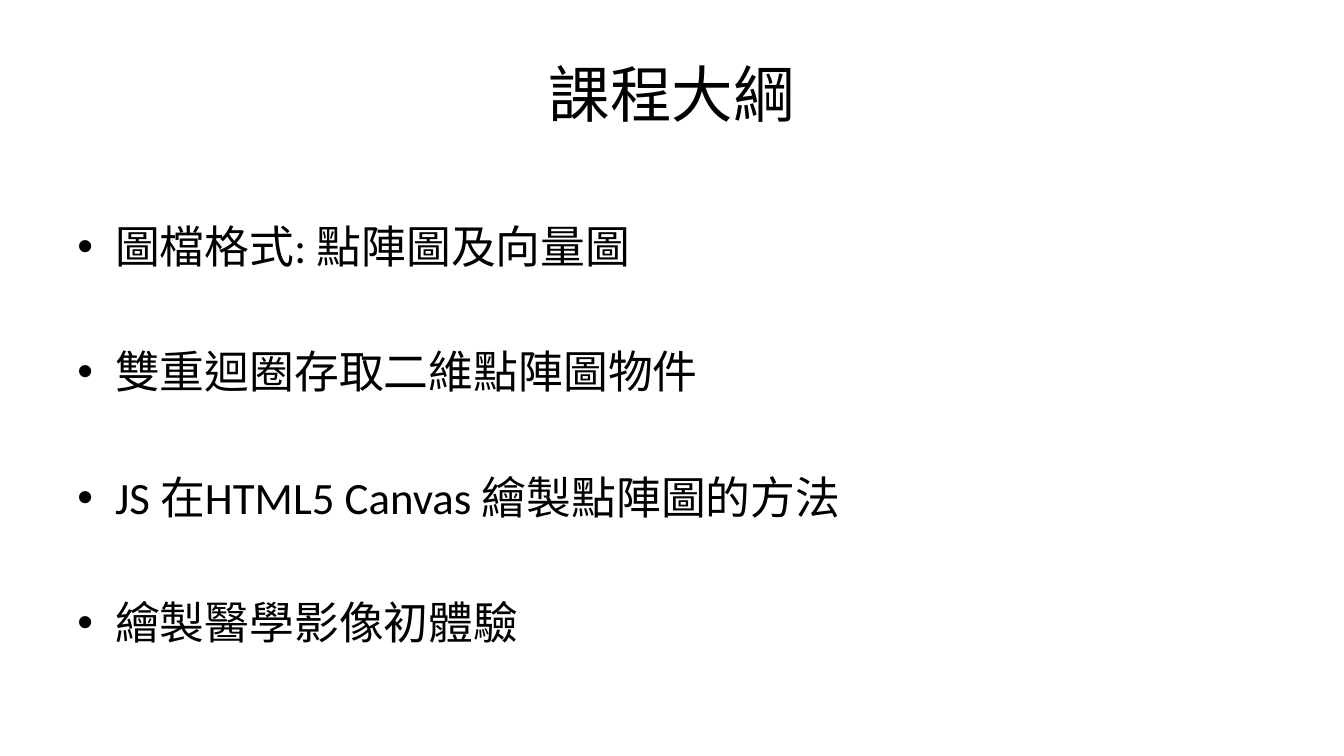
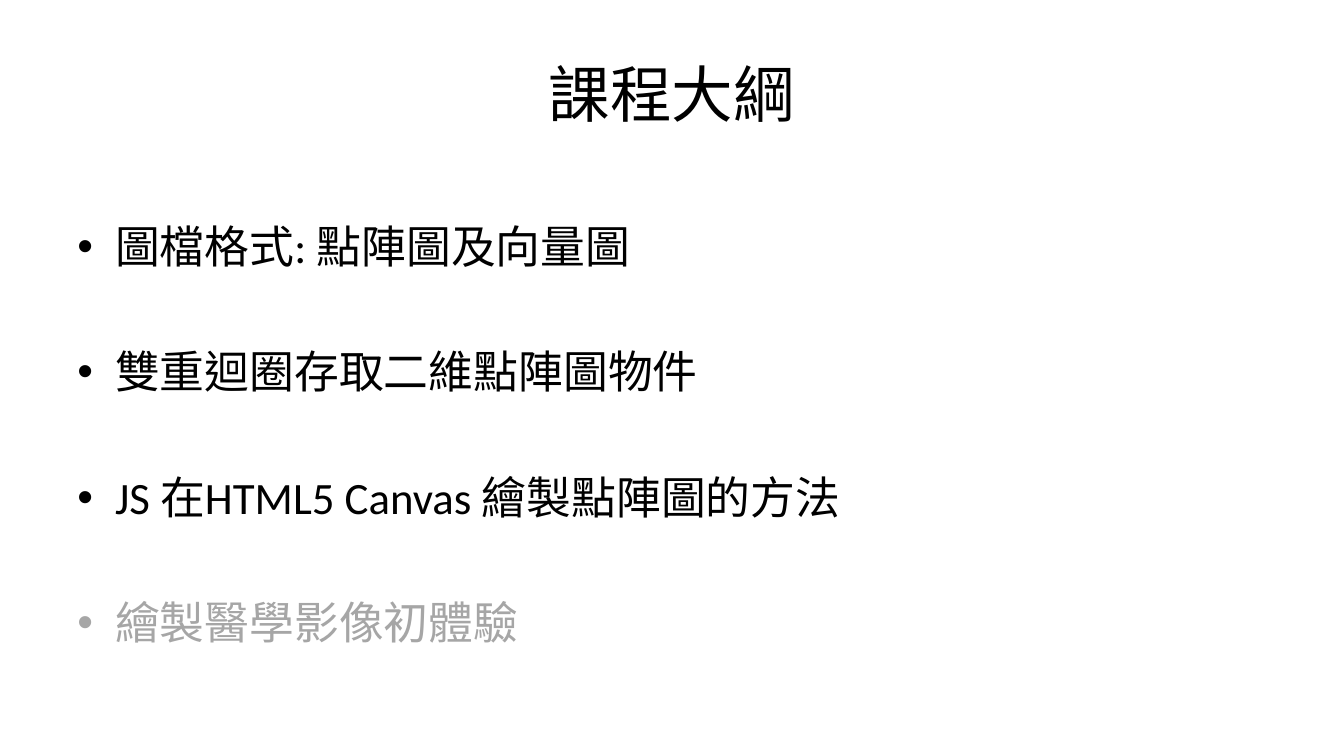
Before and after one commit to mos2718/FHIR_PACS, a slide deck: slide 2 of HTML5Canvas/DrawBitMap.pptx. Drawn at 1344x756 pixels with LibreOffice and Linux fonts; fonts in the diff are those of the drawing. Boxes give left, top, right and bottom in pixels: in the first picture for what was removed or moved away, otherwise in the second. Text is boxed around its words. In the diff, an @@ line names an element or a change of style, - is before the commit and + after.

```diff
--- a/HTML5Canvas/DrawBitMap.pptx
+++ b/HTML5Canvas/DrawBitMap.pptx
@@ text at bbox=[115, 601, 518, 643]: text colour #000000 to #A6A6A6 in "繪製醫學影像初體驗" @@
```
Also in this commit, not shown: 1 slide added, 1 slide removed, 3 other files.
